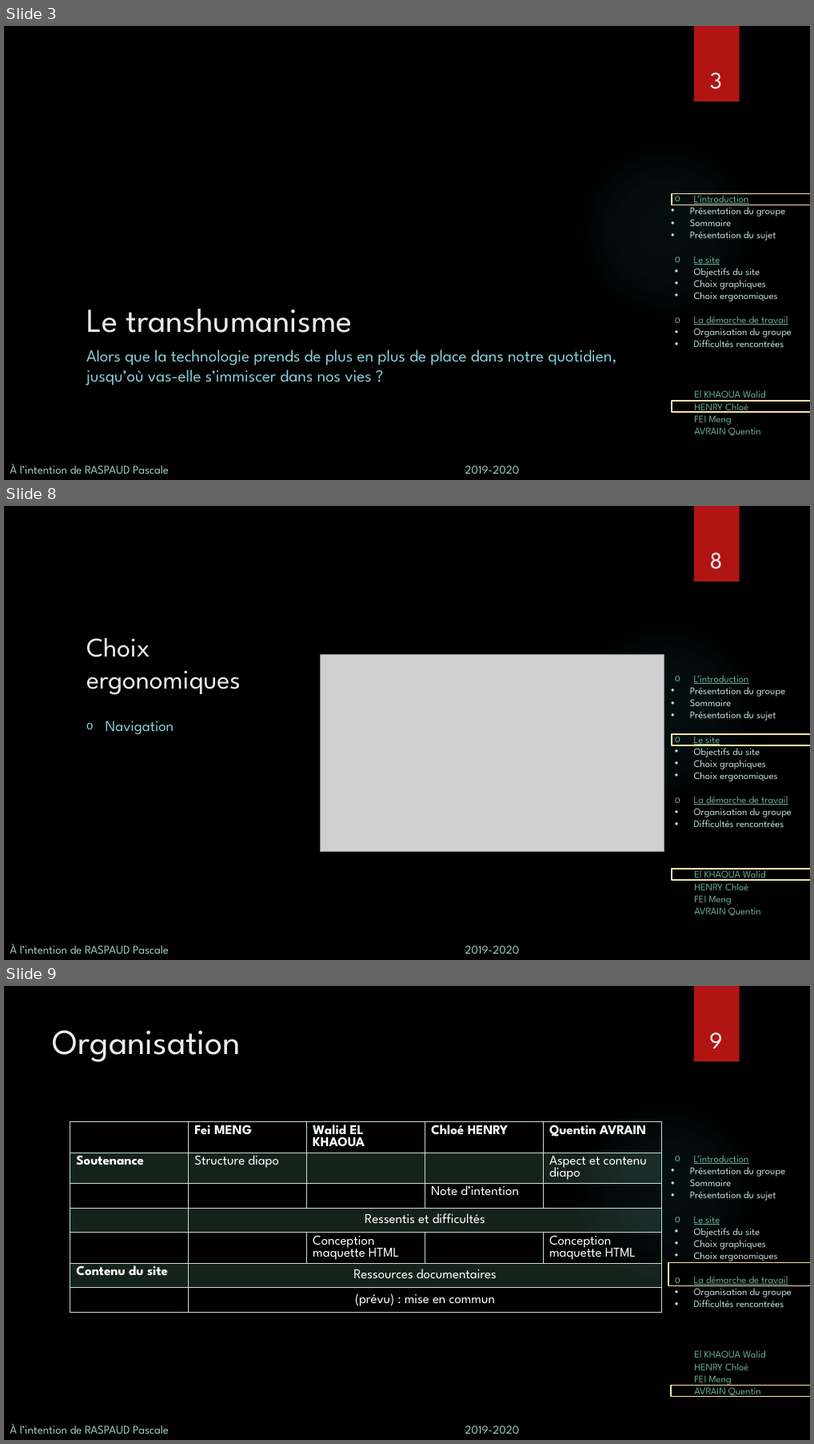
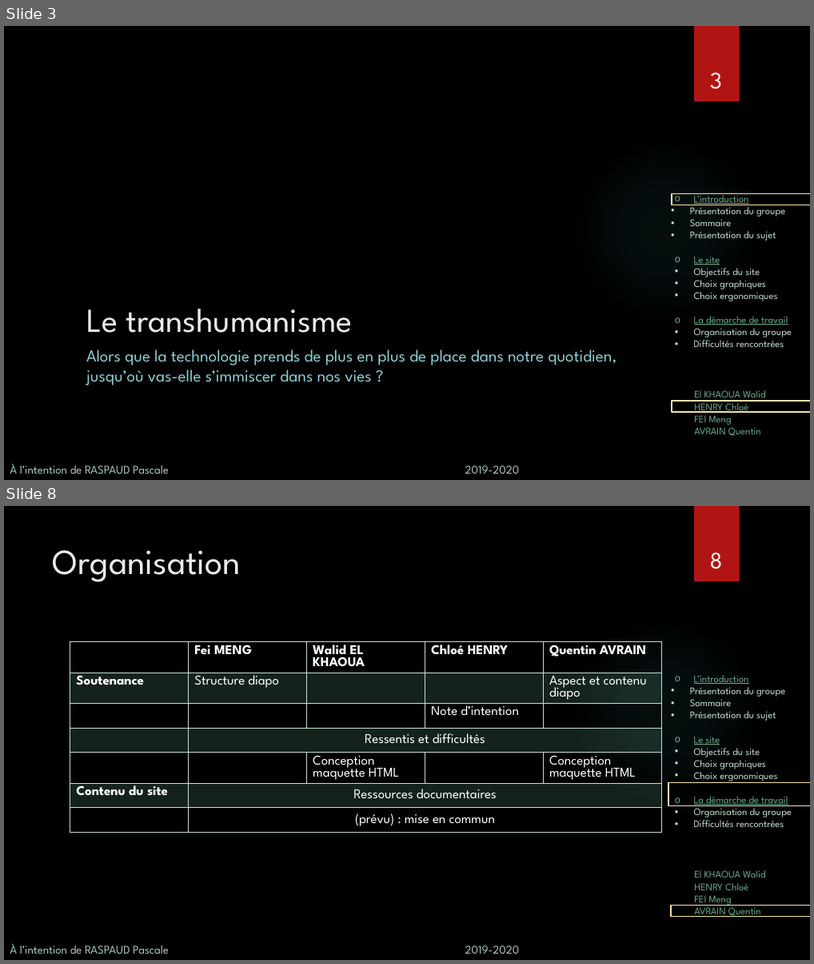
Before and after one commit to wldl/ptut, a slide deck: soutenance/Soutenance.pptx. Shown one above the other, each under a label of ours: slides 3, 8 and 9 before the commit, slides 3 and 8 after it; the slides between them are not shown. The pictures are 814x1444 and 814x964 pixels, drawn with LibreOffice and Linux fonts; fonts in the diff are those of the drawing; grey boxes stand for pictures; background and template pictures are left out. Boxes give left, top, right and bottom in pixels: in the first picture for what was removed or moved away, otherwise in the second. Text is boxed around its words. In the diff, an @@ line names an element or a change of style, - is before the commit and + after.

```diff
--- a/soutenance/Soutenance.pptx
+++ b/soutenance/Soutenance.pptx
@@ slide 8 removed at [4, 506, 810, 960], background picture (left out); not listed: 5 template elements that a slide beside it also shows @@
@@ page number removed at [710, 552, 723, 569] @@
-8
@@ title removed at [86, 638, 241, 695] @@
-Choix ergonomiques
@@ picture removed at [320, 654, 664, 852] @@
@@ text removed at [106, 720, 174, 734] @@
-o Navigation
@@ rectangle removed at [673, 734, 810, 745] @@
@@ rectangle removed at [673, 868, 810, 880] @@
@@ what was slide 9 is now slide 8 @@
@@ page number at [710, 552, 723, 569]: text changed @@
-9
+8
```
Also in this commit, not shown: 4 slides changed, 1 slide added, 1 other slide removed, 4 other files.
